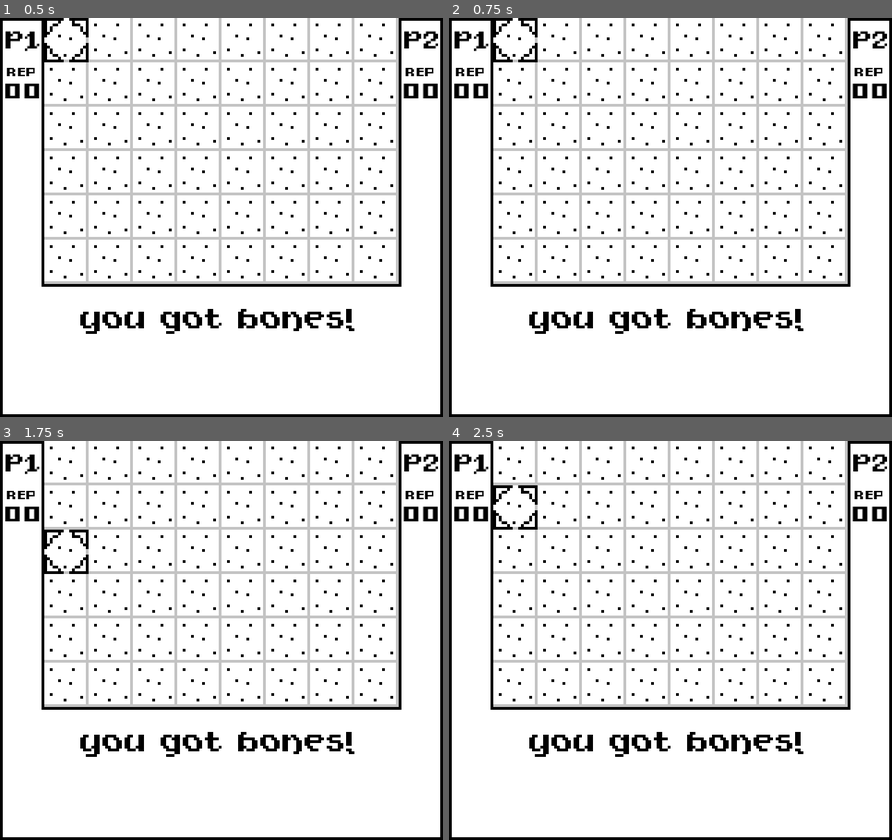
Above: before the commit, frames 1-4 (two rows, left to right).
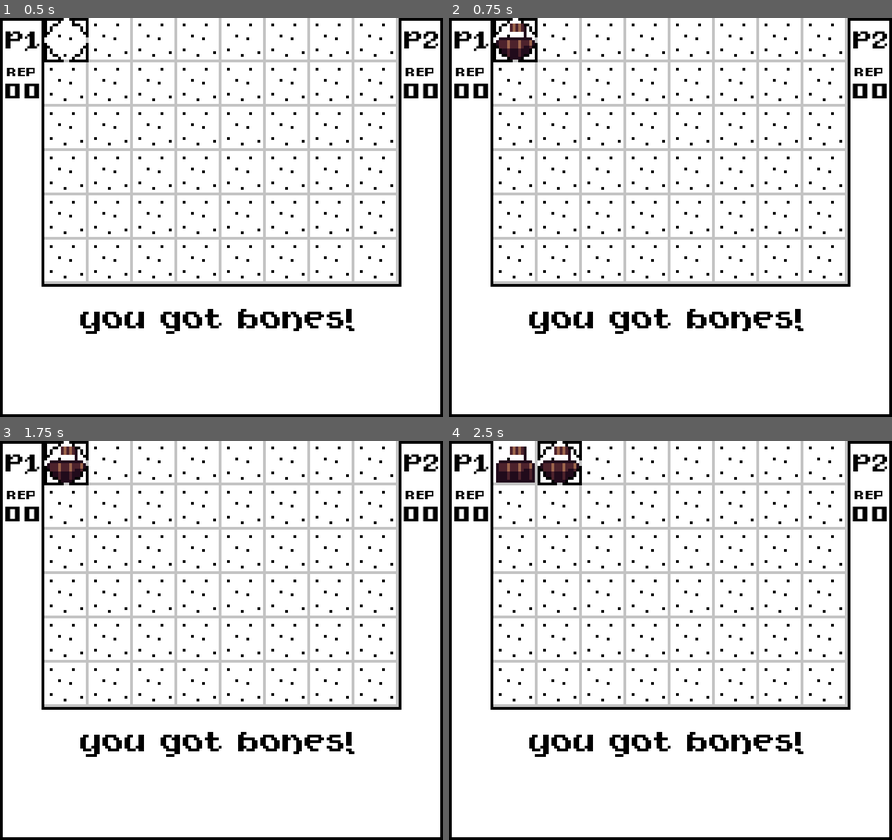
Above: after the commit, the same moments.

Repository: Saf-bonesman/bone-wars-proto-1
Game: Godot game, scene res://scenes/Game.tscn
Same seed, same stepped clock (60 frames per second), same inputs: the game is played once before the commit and once after it.
Inputs (mouse positions are in pixels of both pictures, inside the frame that each line leads up to):
- Up to frame 1 (0.5 s): no input
- Up to frame 2 (0.75 s): tap Enter at 0.5 s; move the mouse to (767, 197) at 0.52 s; hold W (action_up) from 0.53 s (still down); hold F (action_a) from 0.53 s (still down)
- Up to frame 3 (1.75 s): tap D (action_move) at 0.8, 1.35 s; tap Space at 1.25 s; move the mouse to (132, 660) at 1.27 s; release W (action_up) at 1.28 s; release F (action_a) at 1.28 s; hold S (action_down) from 1.28 s (still down); tap F (action_a) at 1.55 s
- Up to frame 4 (2.5 s): move the mouse to (714, 552) at 2.02 s; release S (action_down) at 2.03 s; hold W (action_up) from 2.03 s (still down); hold F (action_a) from 2.03 s (still down); tap D (action_move) at 2.3 s

Frame 1 is identical in both runs. In frame 2, 0.4% of the frame differs, in the area x 10-20%, y 1-11%; in frame 3, 1.1%; in frame 4, 1.7%, in the area x 10-30%, y 0-23%.

Commit message:
added basic state machine

Diff:
--- a/scenes/Player.tscn
+++ b/scenes/Player.tscn
@@ -13,6 +13,6 @@
 texture = ExtResource("2_v6fml")
 
 [node name="MoveTimer" type="Timer" parent="." unique_id=1033107008]
-wait_time = 0.07
+wait_time = 0.05
 
 [connection signal="timeout" from="MoveTimer" to="." method="_on_move_timer_timeout"]
--- a/scripts/game_controller.gd
+++ b/scripts/game_controller.gd
@@ -1,13 +1,13 @@
 extends Node2D
 
 @onready var HUD : Control = $HUD
-
+@onready var Map : Node2D = $Map
 var score_array : Array[int] = [0, 0, 0, 0, 0]
 var current_player_turn : int = 0
 @export var player_count : int = 1
 
 ## test
-func _unhandled_input(event: InputEvent) -> void:
+func _unhandled_input(_event: InputEvent) -> void:
 	if Input.is_action_just_pressed("debug_middlemoues"):
 		_find_bones(randi_range(0,5))
 		print(current_player_turn, ", ", score_array[current_player_turn])
@@ -20,6 +20,13 @@
 
 func _ready() -> void:
 	HUD.init_player_displays()
+	Map.Player.broadcast_action.connect(_on_broadcast_action)
+
+func _on_broadcast_action(action_type : String, coords : Vector2i) -> void:
+	print(action_type)
+	match action_type:
+		"encamp":
+			Map.spawn_camp()
 
 func end_turn() -> void:
 	if current_player_turn >= player_count:
--- a/scripts/map.gd
+++ b/scripts/map.gd
@@ -21,10 +21,6 @@
 	Player.w = board_width - 1
 	Player.h = board_height - 1
 
-func _unhandled_input(event: InputEvent) -> void:
-	if Input.is_action_just_pressed("debug_leftmouse"):
-		spawn_camp()
-
 func spawn_camp():
 	var camp_coordinates = Player.curr_pos
 	if player_structures.has(camp_coordinates):
--- a/scripts/player.gd
+++ b/scripts/player.gd
@@ -5,6 +5,16 @@
 var tile_height
 var w
 var h
+
+enum player_state {
+	ENCAMP,
+	CAMP_SELECTION,
+	MENUING,
+	ACTION_SABOTAGE,
+	ACTION_DIG
+}
+
+var current_state = player_state.ENCAMP
 
 # Called when the node enters the scene tree for the first time.
 func _ready() -> void:
@@ -19,19 +29,47 @@
 # Movin' the cursor
 func _input(_event : InputEvent) -> void:
 	move_timer.start()
+	match current_state:
+		player_state.ENCAMP:
+			if Input.is_action_pressed("action_a"):
+				print("encamp")
+				broadcast_action.emit("encamp", curr_pos)
+				current_state = player_state.CAMP_SELECTION
+		player_state.CAMP_SELECTION:
+			if Input.is_action_pressed("action_a"):
+				print("choose camp")
+				current_state = player_state.MENUING
+		player_state.MENUING:
+			if Input.is_action_pressed("action_a"):
+				print("choose menu option")
+				current_state = player_state.ACTION_SABOTAGE
+		player_state.ACTION_SABOTAGE:
+			if Input.is_action_pressed("action_a"):
+				print("big esplostion")
+				current_state = player_state.ACTION_DIG
+		player_state.ACTION_DIG:
+			if Input.is_action_pressed("action_a"):
+				print("diggy diggy hole")
+				current_state = player_state.ENCAMP
 
 # repeat timer
 func _on_move_timer_timeout() -> void:
+	match current_state:
+		player_state.ENCAMP, \
+		player_state.CAMP_SELECTION:
+			_handle_move()
+
+func _handle_move() -> void:
 	if Input.is_action_pressed("action_left"):
 		curr_pos.x -= 1
 		# print("moved l " + str(curr_pos.x) + ", " + str(curr_pos.y))
-	elif Input.is_action_pressed("action_right"):
+	if Input.is_action_pressed("action_right"):
 		curr_pos.x += 1
 		# print("moved r " + str(curr_pos.x) + ", " + str(curr_pos.y))
-	elif Input.is_action_pressed("action_up"):
+	if Input.is_action_pressed("action_up"):
 		curr_pos.y -= 1
 		# print("moved up " + str(curr_pos.x) + ", " + str(curr_pos.y))
-	elif Input.is_action_pressed("action_down"):
+	if Input.is_action_pressed("action_down"):
 		curr_pos.y += 1
 		# print("moved down " + str(curr_pos.x) + ", " + str(curr_pos.y))
 	limit_pos()
@@ -39,4 +77,6 @@
 		curr_pos.x * tile_height + tile_height/2,
 		curr_pos.y * tile_height + tile_height/2)
 	if Input.is_action_just_released("action_move"):
-		move_timer.stop()
+		move_timer.pause()
+
+signal broadcast_action
Not shown, changed: assets/aseprite files/characters/cursor_placeholder.png.import
Not shown, changed: assets/aseprite files/palettes/amber-crtgb-8x.png.import
Not shown, changed: assets/aseprite files/palettes/borealis-8x.png.import
Not shown, changed: assets/aseprite files/palettes/calico-4-8x.png.import
Not shown, changed: assets/aseprite files/palettes/campfire-gb-8x.png.import
Not shown, changed: assets/aseprite files/palettes/daybreak-8x.png.import
Not shown, changed: assets/aseprite files/palettes/earth-gb-8x.png.import
Not shown, changed: assets/aseprite files/palettes/egypt-gb-8x.png.import
Not shown, changed: assets/aseprite files/palettes/foxfire-8x.png.import
Not shown, changed: assets/aseprite files/palettes/galactic-pizza-8x.png.import
Not shown, changed: assets/aseprite files/palettes/gold-gb-8x.png.import
Not shown, changed: assets/aseprite files/palettes/horehound-4-8x.png.import
(and 10 more such lines)
